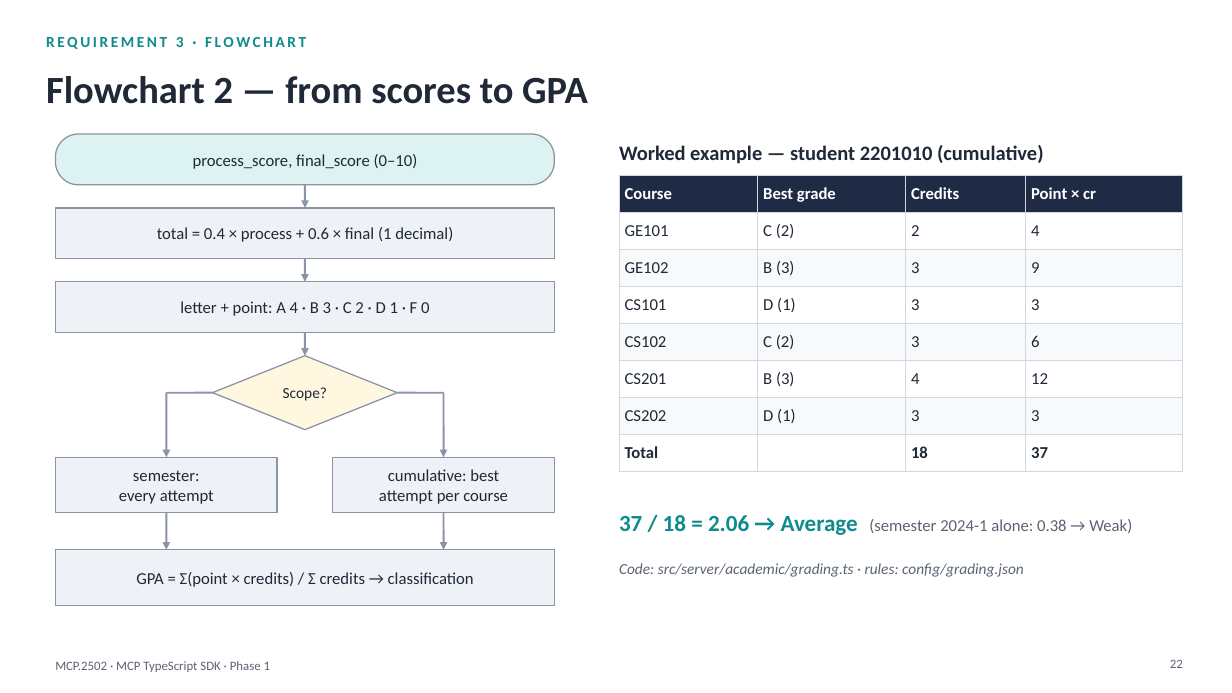
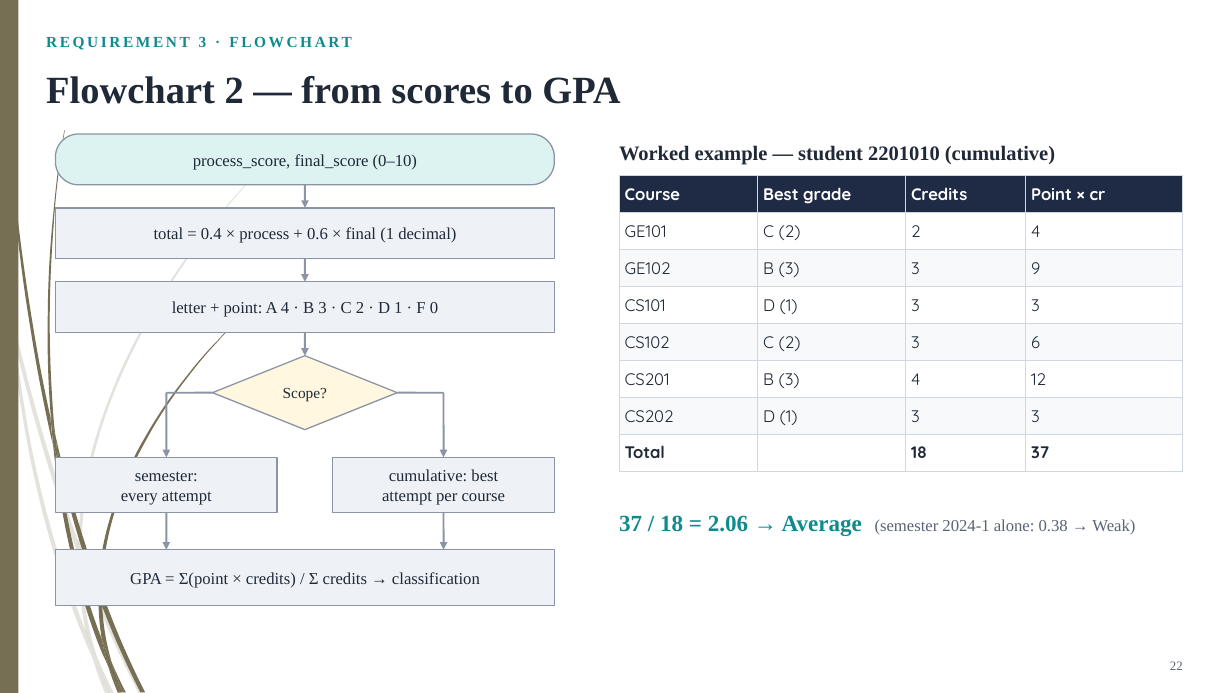
Before and after one commit to HaHiepThanh/mcp-ts, a slide deck: slide 22 of phase1/MCP-TS-SDK-phase1.pptx. Drawn at 1232x693 pixels with LibreOffice and Linux fonts; fonts in the diff are those of the drawing. Boxes give left, top, right and bottom in pixels: in the first picture for what was removed or moved away, otherwise in the second. Text is boxed around its words. In the diff, an @@ line names an element or a change of style, - is before the commit and + after.

```diff
--- a/phase1/MCP-TS-SDK-phase1.pptx
+++ b/phase1/MCP-TS-SDK-phase1.pptx
@@ rectangle added at [0, 0, 18, 693], fill #766F54 @@
@@ table at [619, 176, 1183, 471] @@
@@ font Calibri to Quicksand @@
@@ font Calibri to Times New Roman in 11 elements at [46, 36, 352, 50], [46, 76, 620, 104], [193, 154, 417, 169], [154, 227, 456, 243], [172, 301, 438, 317], [283, 388, 327, 402], [121, 471, 212, 505], [382, 469, 505, 505], [130, 572, 480, 587], [619, 145, 1055, 165], [619, 515, 1135, 536] @@
@@ text removed at [619, 563, 1024, 577] @@
-Code: src/server/academic/grading.ts · rules: config/grading.json
@@ group added at [0, 141, 288, 693]: 10 freeform shapes @@
@@ group added at [3, 0, 240, 693]: 12 freeform shapes @@
@@ page number at [1170, 661, 1183, 670]: font Calibri to Times New Roman; vertical alignment top to middle @@
@@ text removed at [55, 661, 270, 672] @@
-MCP.2502 · MCP TypeScript SDK · Phase 1
```
Also in this commit, not shown: 45 other slides changed, 36 other files.
